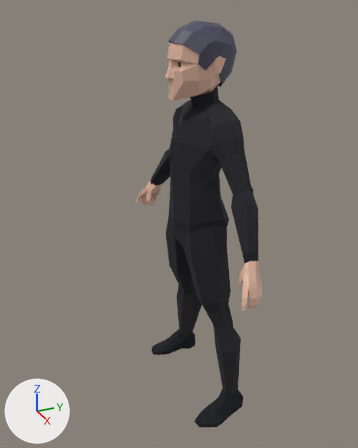
A saved change to the FBX model GameJamSpy/Assets/Models/Characters/Animations/p2_run_fwd.fbx.
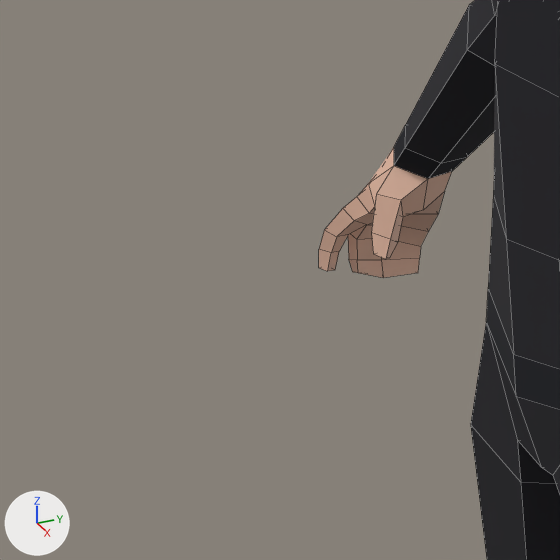
There are two pictures of each version: one whole from a 50 mm camera at (1.938, -0.96, 1.93) aimed at (-0.063, -0.06, 0.93), one close up on the part from 20% to 51% of the width and 34% to 58% of the height. Every picture has the same lights, and +X, +Y and +Z are marked at lower left. The close-ups show mesh edges as thin lines. Where no turn or scale is listed for an object, it has been applied to the vertices.
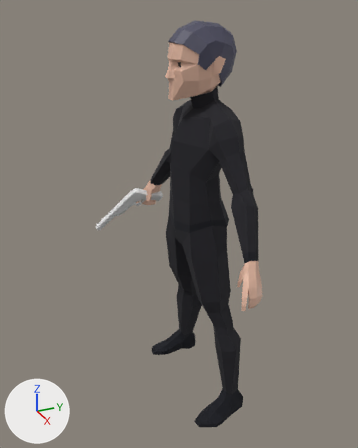
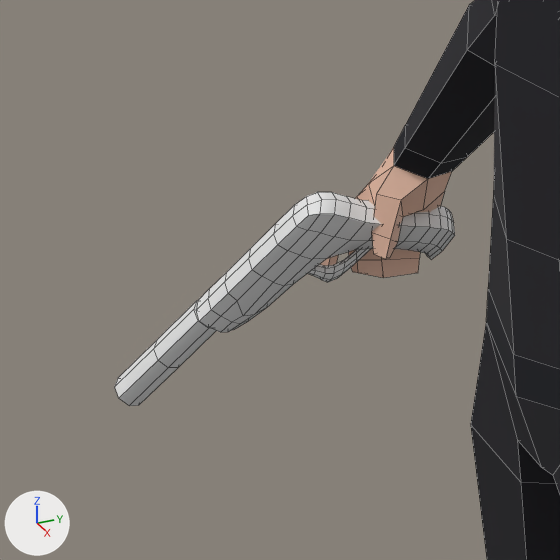
The edits, one by one:
Material 'Metal' (mat_metal) is new.
Its base color is (0.8, 0.8, 0.8) (white #e7e7e7).
Mesh me_cylinder_002 is new.
It has 236 vertices, 224 faces and spans x -0.233..0.012, y -0.309..0.041, z -0.329..-0.031.
It uses material mat_metal (white #e7e7e7).
Object 'Pistol' (ob_pistol) is new; it shows me_cylinder_002.
Its location is (-0.499, -0.002, 0.993).

Where the change shows, as pixel boxes [x1, y1, x2, y2] in the close-ups (560 x 560 px):
'Pistol', added: after [115, 192, 455, 406]
